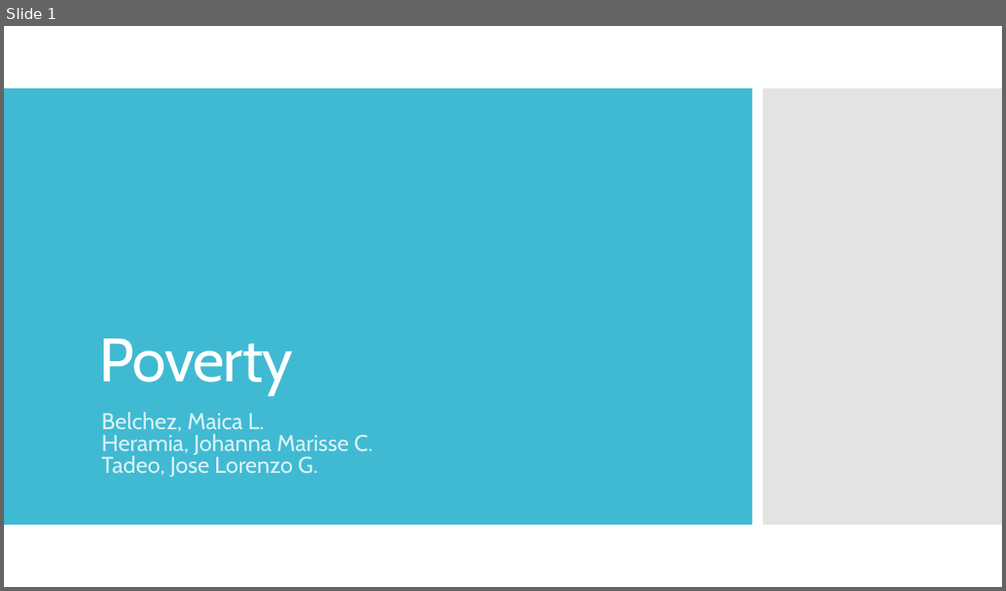
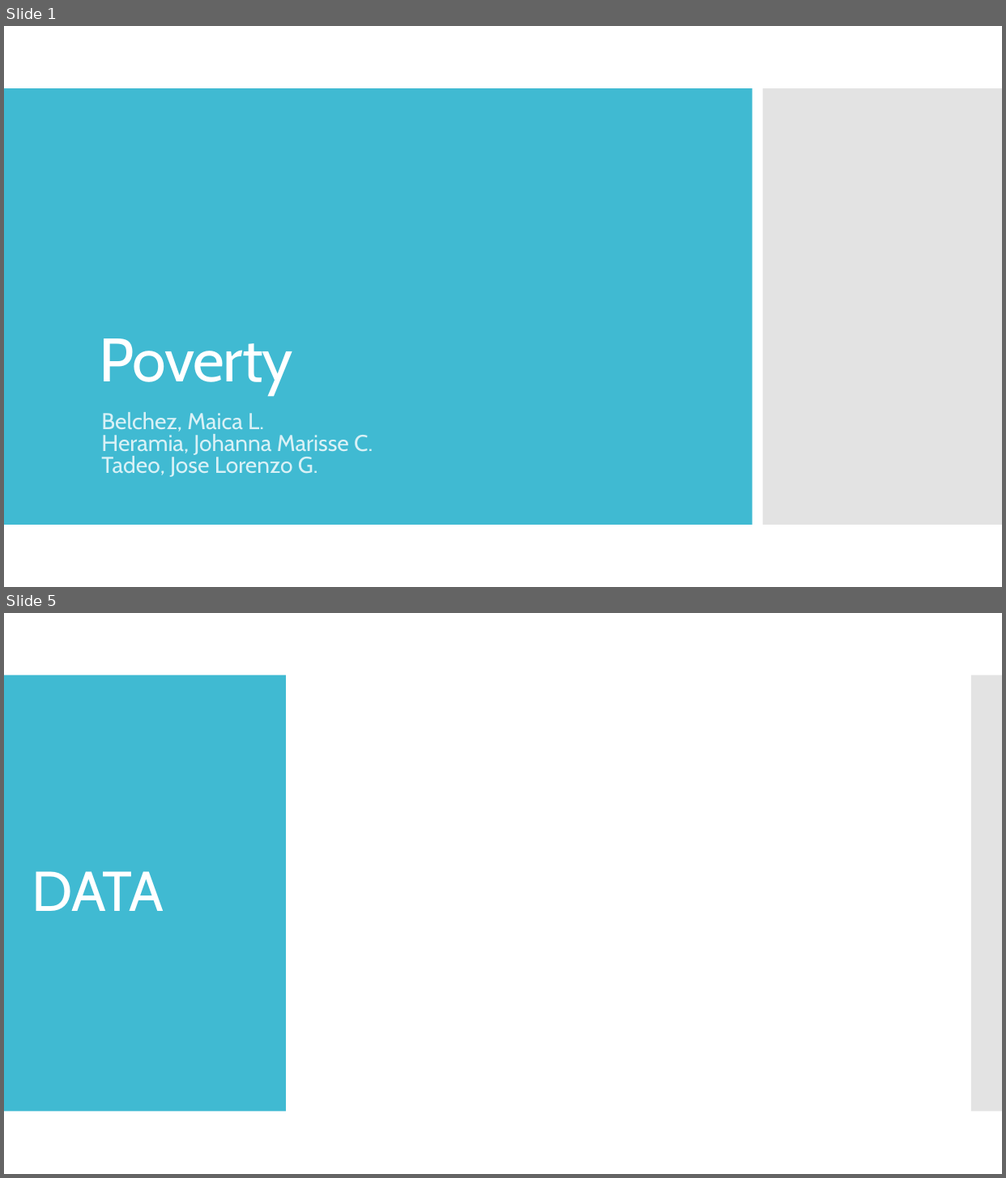
Before and after one commit to jcheramia7/IBMDESC-Poverty, a slide deck: Documentation/FinalPresentation.pptx. Shown one above the other, each under a label of ours: slide 1 before the commit, slides 1 and 5 after it; the slides between them are not shown. The pictures are 1006x591 and 1006x1178 pixels, drawn with LibreOffice and Linux fonts; fonts in the diff are those of the drawing. Boxes give left, top, right and bottom in pixels: in the first picture for what was removed or moved away, otherwise in the second. Text is boxed around its words. In the diff, an @@ line names an element or a change of style, - is before the commit and + after.

```diff
--- a/Documentation/FinalPresentation.pptx
+++ b/Documentation/FinalPresentation.pptx
@@ slide 5 added at box(4, 613, 1002, 1174), background #FFFFFF @@
@@ rectangle added at box(4, 675, 286, 1112), fill #40BAD2 @@
@@ rectangle added at box(971, 675, 1002, 1112), fill #C8C8C8 at 50% opacity @@
@@ title added at box(32, 871, 164, 911), 54 pt, text #FFFFFF @@
+DATA
```
Also in this commit, not shown: 1 slide changed, 4 other slides added, 2 slides removed.
